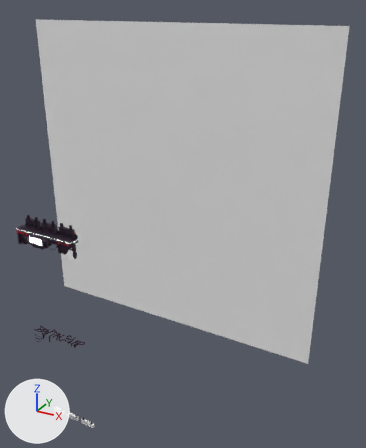
One commit to the Blender file Sources/Blend/SlapBros_Plateforme01.blend: the scene before it, then after it.
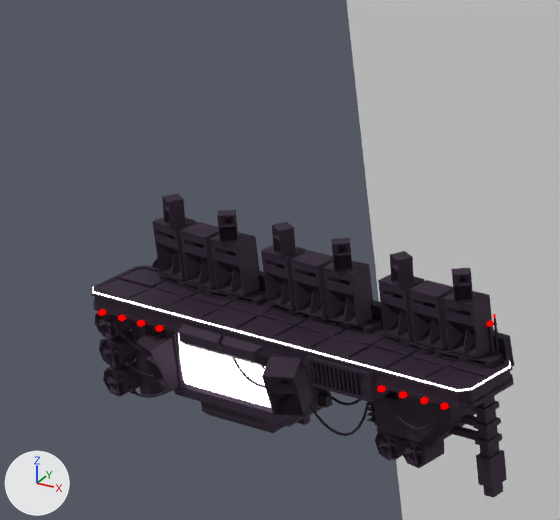
Each version appears first whole from a 50 mm lens placed at (28.0, -28.23, 18.42), pointed at (6.89, 10.16, -0.78), and next in a close-up on the part from 1% to 23% of the width and 42% to 59% of the height. The lights are fixed; the arrows at lower left show +X, +Y and +Z.

Names of what the first close-up shows: 'Plane', 'SM_Plateforme_Big_01', 'SM_Plateforme_Big_01.001', 'SM_Plateforme_Big_01.002', 'SM_Plateforme_Big_01.003', 'SM_Plateforme_Big_01.004', 'SM_Plateforme_Big_01.005'.
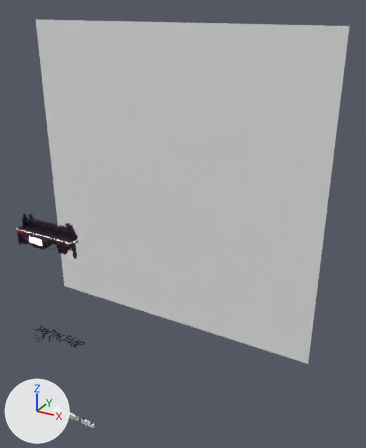
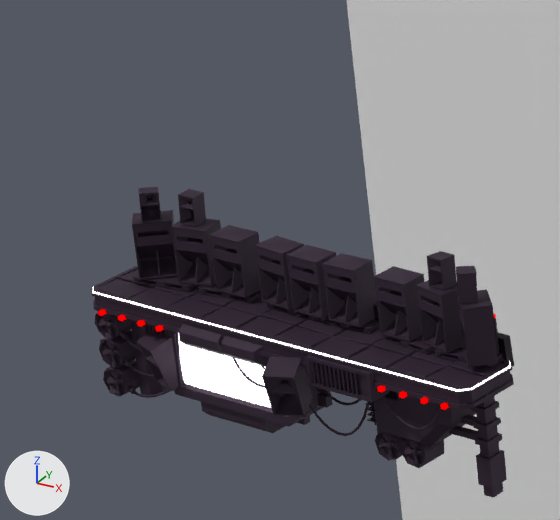
Location of each change, [x1, y1, x2, y2] in pixels of the close-ups (560 x 520 px; the box of a moved part takes in the faces that stretch with it):
'SM_Plateforme_Big_01.004', reshaped, rescaled (18% wider, 8% taller)
    before: [152, 194, 260, 297]
    after: [132, 187, 260, 298]
'SM_Plateforme_Big_01.006', added
    after: [374, 251, 498, 367]
'SM_Plateforme_Big_01.003', reshaped, rescaled (9% wider, 12% shorter)
    before: [261, 222, 373, 326]
    after: [255, 236, 377, 327]
'SM_Plateforme_Big_01.005', deleted
    before: [378, 251, 492, 358]
part 1 of me_cube_245, moved or reshaped
    before: [152, 217, 424, 341]
    after: [132, 210, 498, 367]
part 2 of me_cube_245, moved or reshaped
    before: [156, 241, 406, 315]
    after: [136, 242, 465, 332]
part 3 of me_cube_245, moved or reshaped
    before: [164, 263, 414, 339]
    after: [141, 258, 177, 276]
part 4 of me_cube_245, moved or reshaped
    before: [168, 235, 403, 299]
    after: [138, 233, 169, 236]
part 5 of me_cube_245, moved or reshaped
    before: [163, 199, 398, 270]
    after: [141, 194, 458, 280]
part 6 of me_cube_245, moved or reshaped
    before: [162, 194, 404, 282]
    after: [138, 188, 478, 304]
part 7 of me_cube_245, moved or reshaped
    before: [168, 199, 414, 288]
    after: [157, 187, 463, 296]
part 8 of me_cube_245, moved or reshaped
    before: [165, 221, 399, 287]
    after: [142, 208, 478, 299]
part 9 of me_cube_245, moved or reshaped
    before: [163, 194, 412, 260]
    after: [139, 187, 476, 274]
part 10 of me_cube_245, moved or reshaped (not visible before)
    after: [141, 204, 159, 210]
part 11 of me_cube_245, moved or reshaped
    before: [163, 198, 398, 271]
    after: [140, 193, 458, 281]
part 12 of me_cube_245, moved or reshaped
    before: [179, 210, 473, 350]
    after: [171, 189, 463, 353]

Edits to the bpy script that builds the scene:
```text
Change me_cube_245:
    used by ob_sm_plateforme_big_01_004; parent = ob_sm_plateforme_big_01; location = (-1.483, -0.215, 1.089); scale = (1.49, 1.49, 1.49)
    remove me_cube_245.from_pydata(...)  # 13312 vertices, 13153 faces; spans x -0.626..0.338, y -0.146..0.146, z 0.0..0.701
    add me_cube_245.from_pydata(...)  # 13312 vertices, 13153 faces; spans x -0.75..0.338, y -0.236..0.141, z 0.0..0.701
    me_cube_245 part 1: the loose piece of 622 vertices spanning x -0.626..-0.314, y -0.098..0.146, z 0.0..0.461 is turned 48.7 degrees about the z axis through its middle, then moved by (-0.101, -0.084, 0.0)
    me_cube_245 part 2: the loose piece of 80 vertices spanning x -0.615..-0.333, y -0.096..0.071, z 0.118..0.284 is turned 48.7 degrees about the z axis through its middle, then moved by (-0.072, -0.075, 0.0)
    me_cube_245 part 3: the loose piece of 96 vertices spanning x -0.621..-0.316, y -0.06..0.141, z 0.003..0.067 is turned 48.7 degrees about the z axis through its middle, then moved by (-0.114, -0.089, 0.0)
    me_cube_245 part 4: the loose piece of 96 vertices spanning x -0.615..-0.326, y -0.093..0.14, z 0.274..0.284 is turned 48.7 degrees about the z axis through its middle, then moved by (-0.1, -0.084, 0.0)
    me_cube_245 part 5: the loose piece of 384 vertices spanning x -0.483..-0.375, y -0.103..0.009, z 0.606..0.686 is turned 69.4 degrees about the z axis through its middle, then moved by (-0.096, -0.076, 0.0)
    me_cube_245 part 6: the loose piece of 96 vertices spanning x -0.502..-0.439, y -0.058..0.07, z 0.461..0.701 is turned 69.4 degrees about the z axis through its middle, then moved by (-0.119, -0.149, 0.0)
    me_cube_245 part 7: the loose piece of 96 vertices spanning x -0.378..-0.316, y -0.116..0.012, z 0.459..0.699 is turned 69.4 degrees about the z axis through its middle, then moved by (-0.145, 0.004, 0.0)
    me_cube_245 part 8: the loose piece of 116 vertices spanning x -0.495..-0.326, y -0.111..0.064, z 0.459..0.542 is turned 69.4 degrees about the z axis through its middle, then moved by (-0.13, -0.074, 0.0)
    me_cube_245 part 9: the loose piece of 96 vertices spanning x -0.487..-0.32, y -0.105..0.069, z 0.687..0.701 is turned 69.4 degrees about the z axis through its middle, then moved by (-0.14, -0.071, 0.0)
    me_cube_245 part 10: the loose piece of 96 vertices spanning x -0.49..-0.326, y -0.106..0.065, z 0.515..0.605 is turned 69.4 degrees about the z axis through its middle, then moved by (-0.135, -0.073, 0.0)
    me_cube_245 part 11: the loose piece of 181 vertices spanning x -0.49..-0.367, y -0.107..-0.044, z 0.599..0.695 is turned 69.4 degrees about the z axis through its middle, then moved by (-0.07, -0.057, 0.0)
    me_cube_245 part 12: 2055 of 13312 vertices moved; they spanned x -0.295..0.307, y -0.146..0.114, z 0.0..0.701 and now span x -0.36..-0.033, y -0.128..0.141, z 0.0..0.701; mean shift (-0.247, 0.031, 0.0); largest move (0.196, -0.146, 0.467) -> (-0.283, -0.061, 0.467)
Add me_cube_001:
    me_cube_001.from_pydata(...)  # 11182 vertices, 11037 faces; spans x -0.626..0.338, y -0.11..0.146, z 0.0..0.461
    me_cube_001.materials.append(mat_base)  # dark purple #38283b
Change ob_sm_plateforme_big_01_004:
    ob_sm_plateforme_big_01_004.scale: (1.49, 1.49, 1.49) -> (1.62, 1.62, 1.62)
Change ob_sm_plateforme_big_01_003:
    ob_sm_plateforme_big_01_003: bpy.data.objects.new('SM_Plateforme_Big_01.003', me_cube_245) -> bpy.data.objects.new('SM_Plateforme_Big_01.003', me_cube_001)
    ob_sm_plateforme_big_01_003.scale: (1.49, 1.49, 1.49) -> (1.62, 1.62, 1.62)
Remove ob_sm_plateforme_big_01_005:
    ob_sm_plateforme_big_01_005 = bpy.data.objects.new('SM_Plateforme_Big_01.005', me_cube_245)
Add ob_sm_plateforme_big_01_006:
    ob_sm_plateforme_big_01_006 = bpy.data.objects.new('SM_Plateforme_Big_01.006', me_cube_245)
    ob_sm_plateforme_big_01_006.parent = ob_sm_plateforme_big_01
    ob_sm_plateforme_big_01_006.location = (1.735, -0.215, 1.089)
    ob_sm_plateforme_big_01_006.scale = (-1.62, 1.62, 1.62)
```
